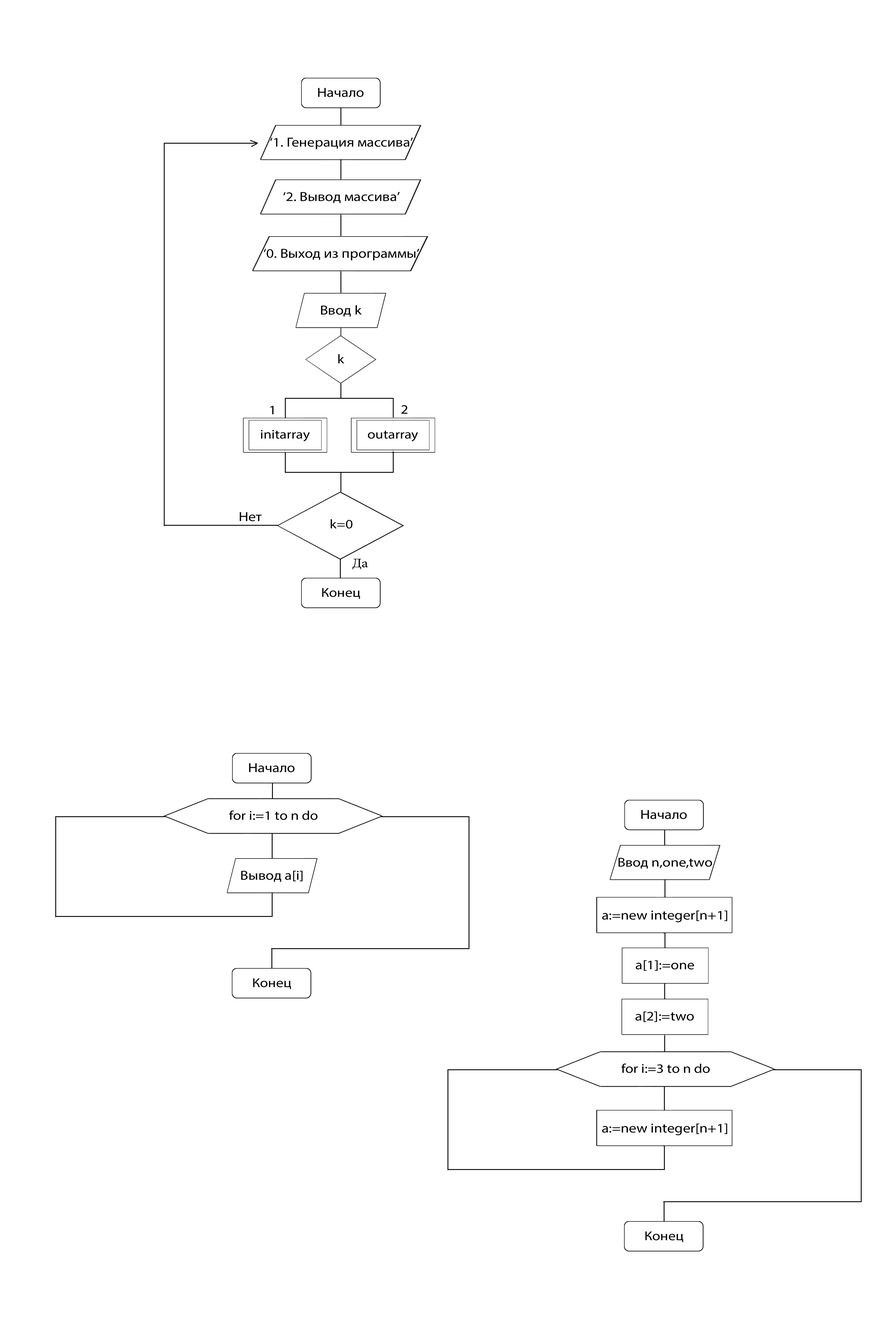
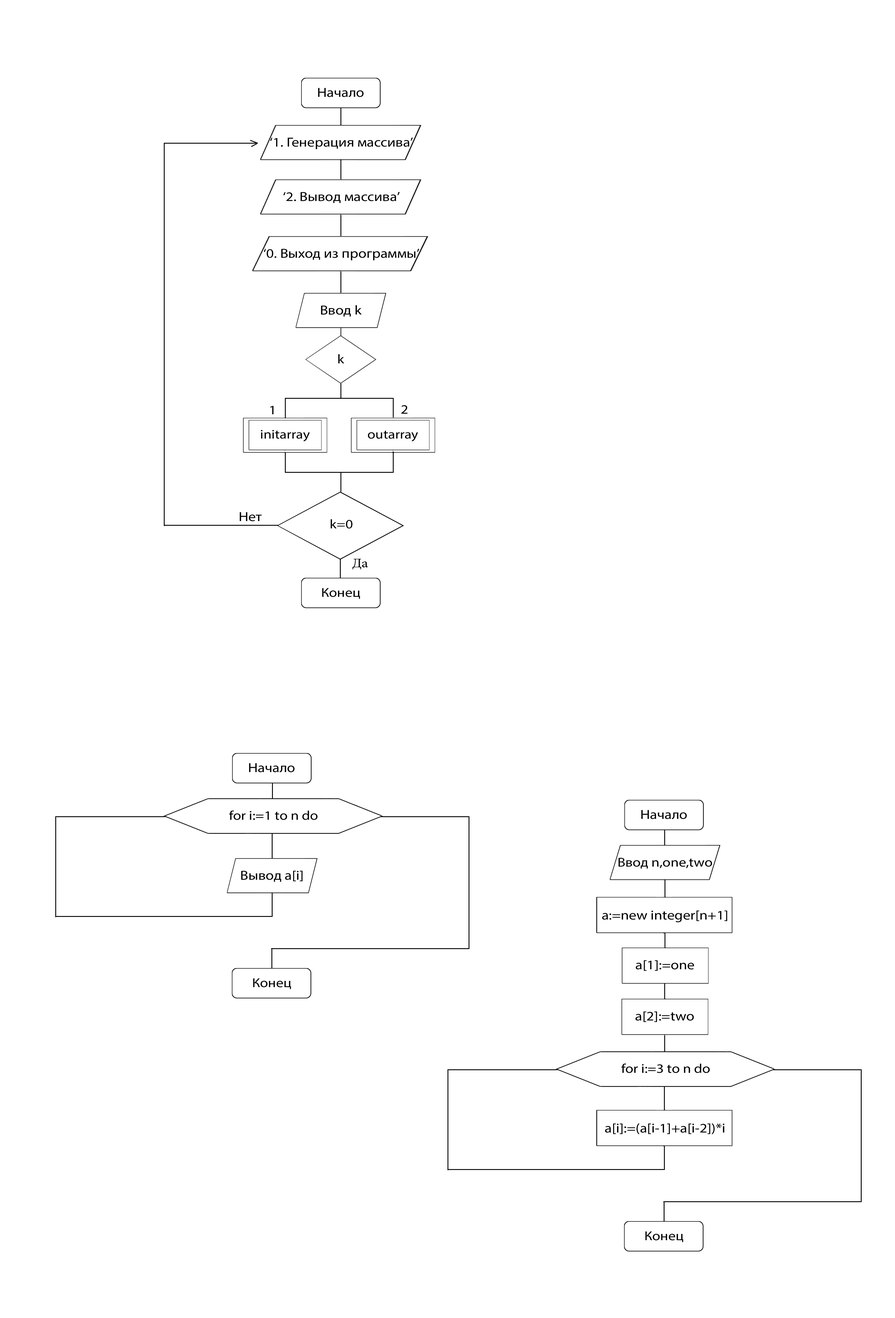
Two versions of the same layered image (w=895, h=1318). Layer-by-layer changes:
renamed "a:=new integer[n+1] копия" to "a[i]:=(a[i-1]+a[i-2])*i", painted on it over [601, 1122, 728, 1136]
